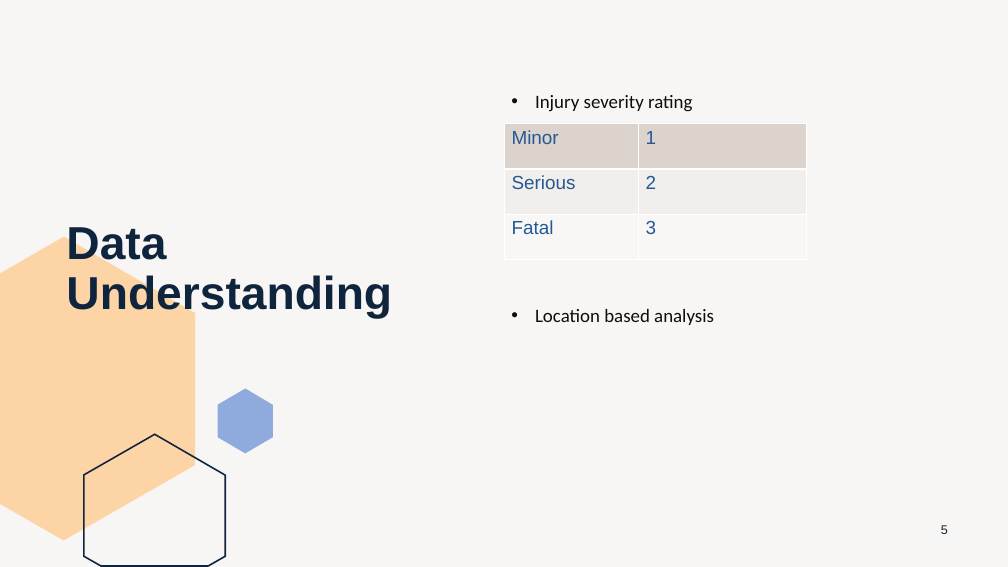
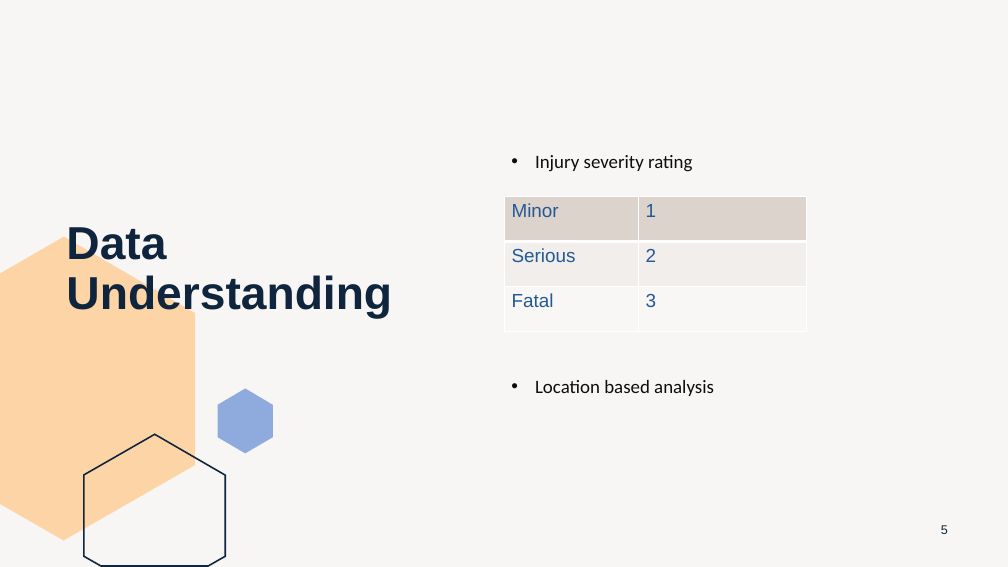
Before and after one commit to falloutb1tch/AvionicSafetyReport, a slide deck: slide 5 of presentation_Slide/Avionics Safety Report.pptx. Drawn at 1008x567 pixels with LibreOffice and Linux fonts; fonts in the diff are those of the drawing. Boxes give left, top, right and bottom in pixels: in the first picture for what was removed or moved away, otherwise in the second. Text is boxed around its words. In the diff, an @@ line names an element or a change of style, - is before the commit and + after.

```diff
--- a/presentation_Slide/Avionics Safety Report.pptx
+++ b/presentation_Slide/Avionics Safety Report.pptx
@@ text "Injury severity rating": place and size @@
-text "Injury severity rating" at (535,95,692,112)
+text "Injury severity rating" at (535,155,692,172)
@@ table: place and size @@
-table at (504,124,807,259)
+table at (504,197,807,332)
@@ text "Location based analysis": place and size @@
-text "Location based analysis" at (535,309,714,325)
+text "Location based analysis" at (535,380,714,396)
```
Also in this commit, not shown: 1 other slide changed, 1 slide added.
